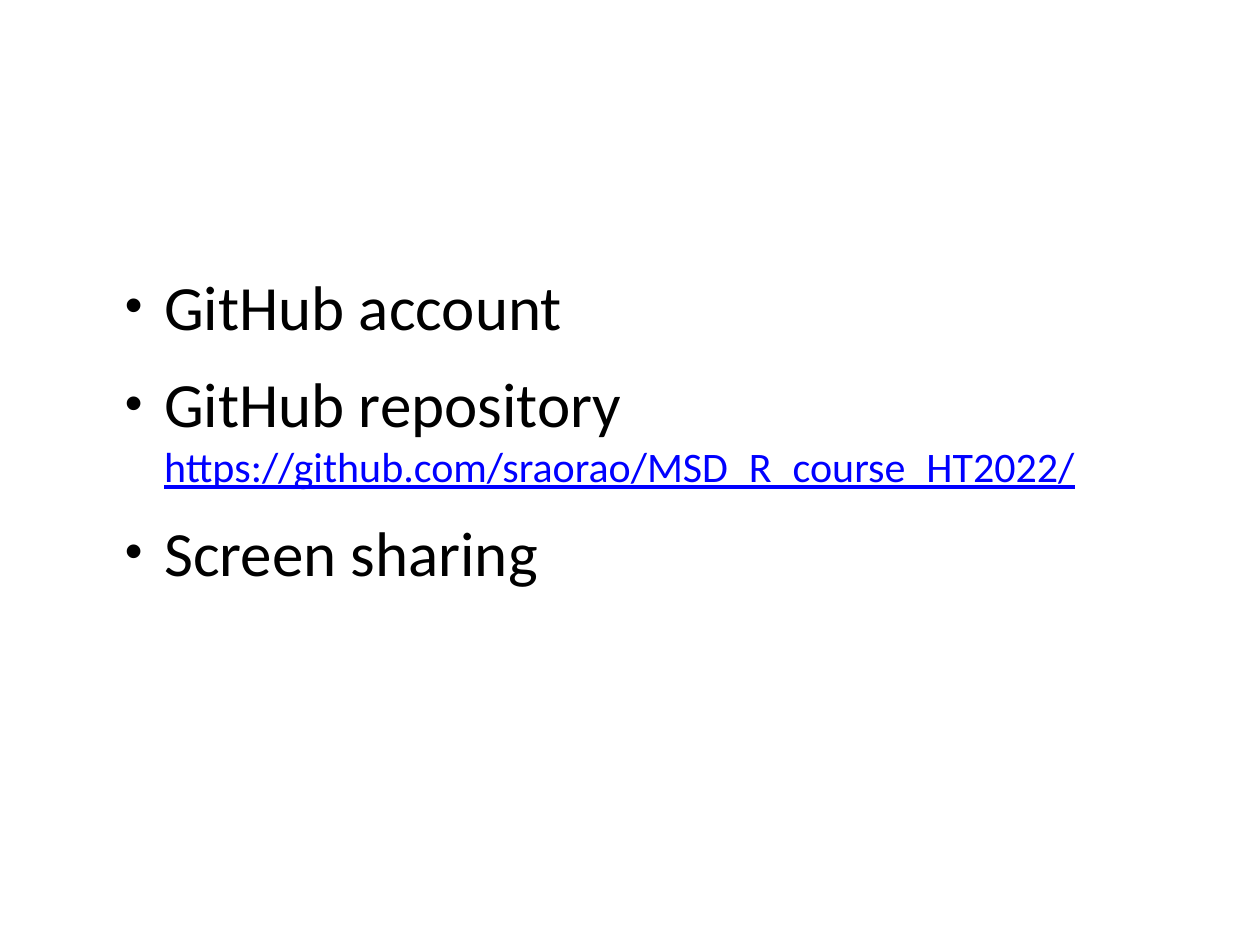
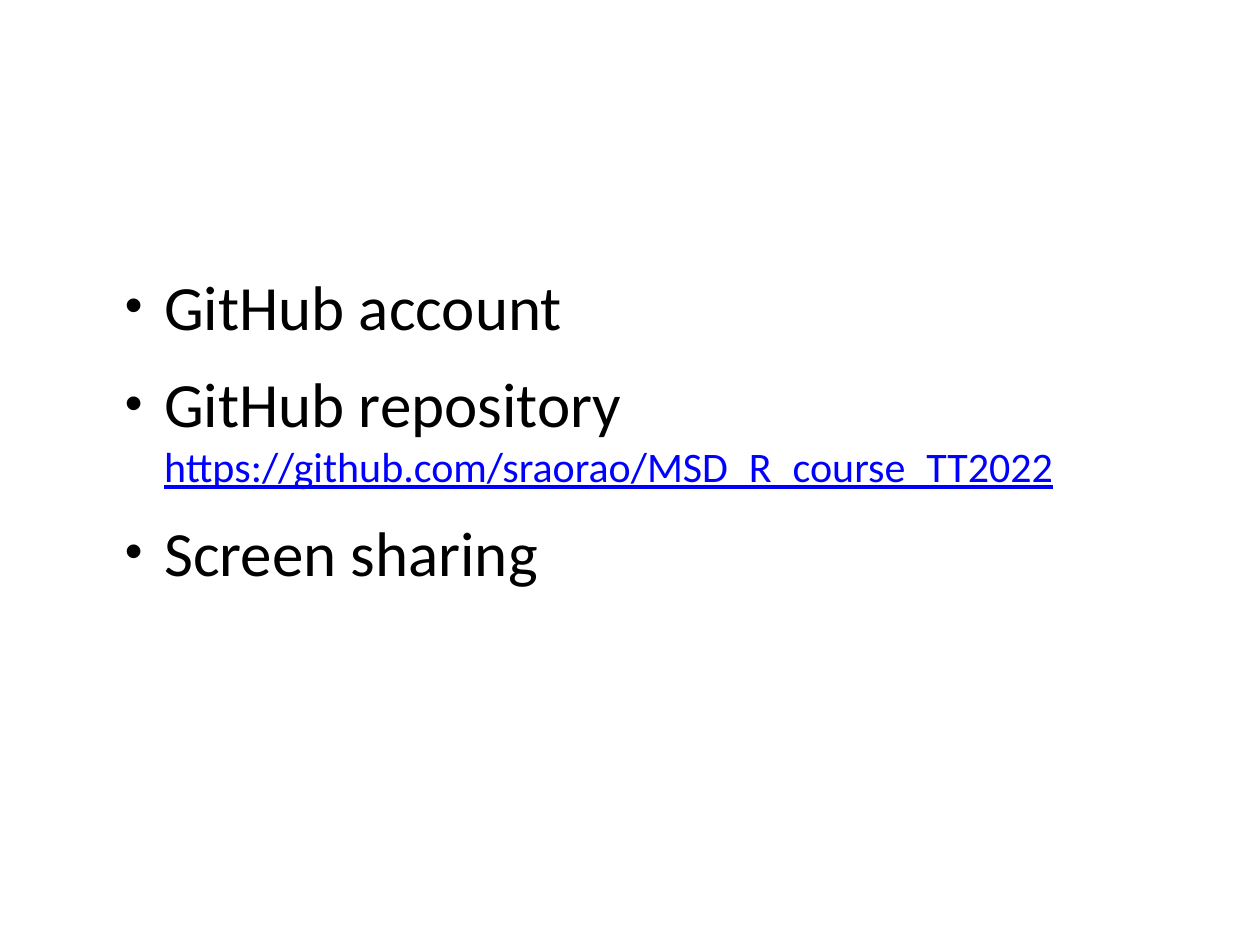
Before and after one commit to sraorao/MSD_R_course_TT2022, a slide deck: slide 2 of powerpoint/Session1.pptx. Drawn at 1260x945 pixels with LibreOffice and Linux fonts; fonts in the diff are those of the drawing. Boxes give left, top, right and bottom in pixels: in the first picture for what was removed or moved away, otherwise in the second. Text is boxed around its words. In the diff, an @@ line names an element or a change of style, - is before the commit and + after.

```diff
--- a/powerpoint/Session1.pptx
+++ b/powerpoint/Session1.pptx
@@ text at (x1=164, y1=383, x2=1053, y2=490): text changed @@
-• GitHub repository https://github.com/sraorao/MSD_R_course_HT2022/
+• GitHub repository https://github.com/sraorao/MSD_R_course_TT2022
```
